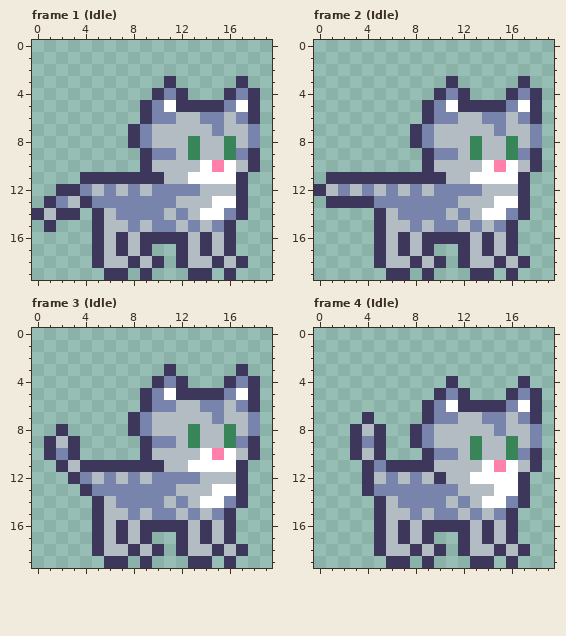
File history of a pixel-art file, Whole/CatCopyPaste/PJ.aseprite. That is the earlier state.
20x20 pixels, 19 frames. Shown: frame 1 (Idle), frame 2 (Idle), frame 3 (Idle), frame 4 (Idle). The commit also changed other frames, which this record leaves out.
And afterwards:
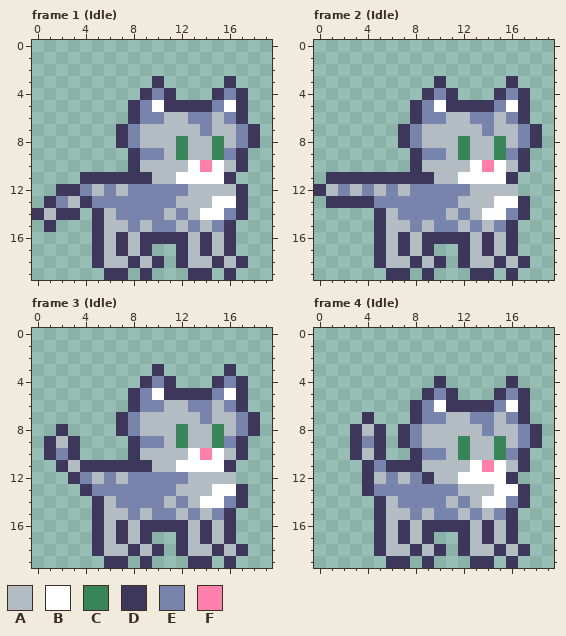
Palette (. is transparent): A #b2bcc2  B #ffffff  C #39855a  D #3e375c  E #7884ab  F #ff80aa
Difference:
Frame 1 (Idle), layers "Eyes", "Head":
y 3: x 10..11 .D -> D.; x 16..17 .D -> D.
y 4: x 9..12 .DED -> DED.; x 15..18 .DED -> DED.
y 5: x 8..11 .DEB -> DEBD; x 15..18 DEBD -> EBD.
y 6: x 8..9 .D -> DE; x 11 E -> A; x 13 A -> E; x 15..18 EAED -> AED.
y 7: x 7..9 .DE -> DEA; x 14..15 AE -> EA; x 17..18 AE -> ED
y 8: x 7..9 .DE -> DEA; x 12..13 AC -> CA; x 15..18 ACAE -> CAED
y 9: x 8..9 .D -> DE; x 11..13 EAC -> ACA; x 15..18 ACED -> CED.
y 10: x 8..9 .D -> DA; x 13..18 ABFBAD -> BFBAD.
y 11: x 10 D -> A; x 12 A -> B; x 16..17 BD -> D.
y 12: x 9 A -> E; x 13 E -> A
Frame 2 (Idle), layers "Eyes", "Head", "Body":
y 3: x 10..11 .D -> D.; x 16..17 .D -> D.
y 4: x 9..12 .DED -> DED.; x 15..18 .DED -> DED.
y 5: x 8..11 .DEB -> DEBD; x 15..18 DEBD -> EBD.
y 6: x 8..9 .D -> DE; x 11 E -> A; x 13 A -> E; x 15..18 EAED -> AED.
y 7: x 7..9 .DE -> DEA; x 14..15 AE -> EA; x 17..18 AE -> ED
y 8: x 7..9 .DE -> DEA; x 12..13 AC -> CA; x 15..18 ACAE -> CAED
y 9: x 8..9 .D -> DE; x 11..13 EAC -> ACA; x 15..18 ACED -> CED.
y 10: x 8..9 .D -> DA; x 13..18 ABFBAD -> BFBAD.
y 11: x 10 D -> A; x 12 A -> B; x 16..17 BD -> D.
y 12: x 9 A -> E; x 13 E -> A; x 17 D -> .
Frame 3 (Idle), layers "Eyes", "Head", "Body": the same change as frame 2 (Idle)
Frame 4 (Idle), layers "Eyes", "Head":
y 4: x 10..11 .D -> D.; x 16..17 .D -> D.
y 5: x 9..12 .DED -> DED.; x 15..18 .DED -> DED.
y 6: x 8..11 .DEB -> DEBD; x 15..18 DEBD -> EBD.
y 7: x 8..9 .D -> DE; x 11 E -> A; x 13 A -> E; x 15..18 EAED -> AED.
y 8: x 7..9 .DE -> DEA; x 14..15 AE -> EA; x 17..18 AE -> ED
y 9: x 7..9 .DE -> DEA; x 12..13 AC -> CA; x 15..18 ACAE -> CAED
y 10: x 8..9 .D -> DE; x 11..13 EAC -> ACA; x 15..18 ACED -> CED.
y 11: x 9 D -> A; x 13..18 ABFBAD -> BFBAD.
y 12: x 9..10 AD -> DA; x 12 A -> B; x 16..17 BD -> D.
